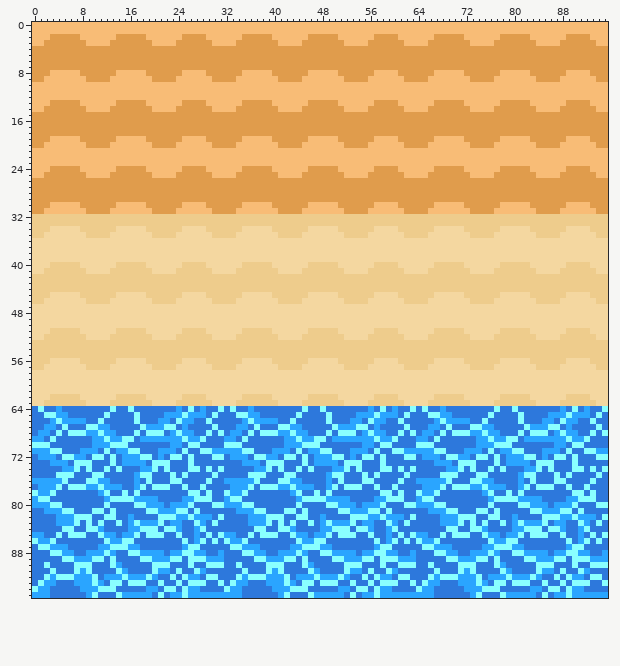
File history of a sprite sheet, Images/tiles003.png. Above is the file before it was changed.
The file is 96x96 pixels.
Now the later version:
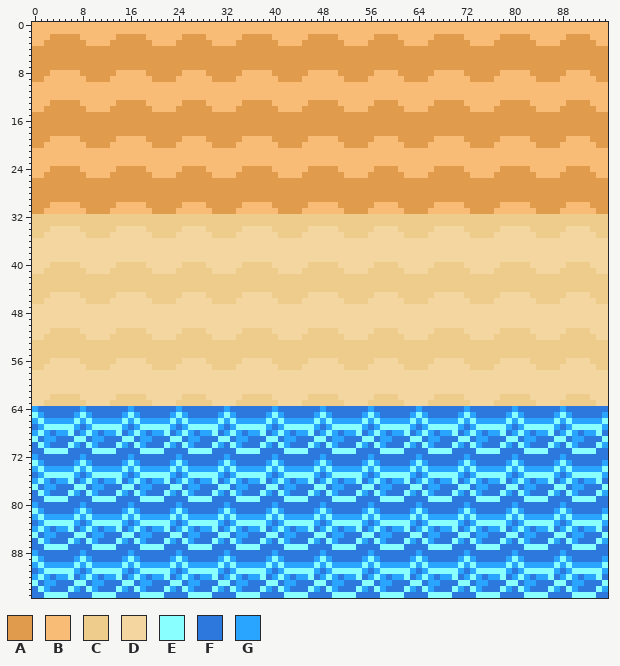
Palette (. is transparent): A #e09c4c  B #f8bc76  C #eecc8c  D #f4d7a0  E #8affff  F #2d78dc  G #2aa5ff
Edits made:
Changed rows in their new state; - is an unchanged pixel.
first column x 0:
64 GF--F---G----F--G---------F-F--FGF--F---G----F--G---------F-F--FGF--F---G----F--G---------F-F--F
65 EGFFFF-GEG--F--GEG----F-EGFFF-FGEGFFFF-GEG--F--GEG----F-EGFFF-FGEGFFFF-GEG--F--GEG----F-EGFFF-FG
66 GEG-G--E-EGGGGGEG-GGG--EGE-GGGGEGEG-G--E-EGGGGGEG-GGG--EGE-GGGGEGEG-G--E-EGGGGGEG-GGG--EGE-GGGGE
67 -GEEE-EG-G-EEEEG-G-EEE-G--EEEE-G-GEEE-EG-G-EEEEG-G-EEE-G--EEEE-G-GEEE-EG-G-EEEEG-G-EEE-G--EEEE-G
68 GE--GG-FGE-F--E-G-GFGGEFGE--GGEFGE--GG-FGE-F--E-G-GFGGEFGE--GGEFGE--GG-FGE-F--E-G-GFGGEFGE--GGEF
69 EFGG---EE---FFF-----FFFEEF--F--EEFGG---EE---FFF-----FFFEEF--F--EEFGG---EE---FFF-----FFFEEF--F--E
70 F-G---EG-E-FFF-G-EG---E-FEGF--EGF-G---EG-E-FFF-G-EG---E-FEGF--EGF-G---EG-E-FFF-G-EG---E-FEGF--EG
71 FFE--E--FFEE-EFFFFEEEEFF-FEE--FFFFE--E--FFEE-EFFFFEEEEFF-FEE--FFFFE--E--FFEE-EFFFFEEEEFF-FEE--FF
72 GFFF-FFF--FF-F-F-FFF-F-FG-F---FFGFFF-FFF--FF-F-F-FFF-F-FG-F---FFGFFF-FFF--FF-F-F-FFF-F-FG-F---FF
73 EG-FFF-G-G---F--E-F-FFFGEGF----GEG-FFF-G-G---F--E-F-FFFGEGF----GEG-FFF-G-G---F--E-F-FFFGEGF----G
74 GEGGG---G-GGGGGEGE--GGGEGEGGGGG-GEGGG---G-GGGGGEGE--GGGEGEGGGGG-GEGGG---G-GGGGGEGE--GGGEGEGGGGG-
75 -GEE---G-G--EEEG----EEEG-GEEEE-G-GEE---G-G--EEEG----EEEG-GEEEE-G-GEE---G-G--EEEG----EEEG-GEEEE-G
76 -E-F-GE-G-GF-GE-GEGFGGEFGEG-GGE--E-F-GE-G-GF-GE-GEGFGGEFGEG-GGE--E-F-GE-G-GF-GE-GEGFGGEFGEG-GGE-
77 EF--F-F--F-GFFFEEFGGFFFEEFGGF--EEF--F-F--F-GFFFEEFGGFFFEEFGGF--EEF--F-F--F-GFFFEEFGGFFFEEFGGF--E
78 FE-F--EG-EGFF-EG--G---EG-EGF-FEGFE-F--EG-EGFF-EG--G---EG-EGF-FEGFE-F--EG-EGFF-EG--G---EG-EGF-FEG
79 FF-EEE----EEE-FFFFEEEE---FE-----FF-EEE----EEE-FFFFEEEE---FE-----FF-EEE----EEE-FFFFEEEE---FE-----
80 -FFFF---G---F---GFFFFF-F-FF---FF-FFFF---G---F---GFFFFF-F-FF---FF-FFFF---G---F---GFFFFF-F-FF---FF
81 EGFFFFFGEGFF-F-GEG-FFFF--G-F---GEGFFFFFGEGFF-F-GEG-FFFF--G-F---GEGFFFFFGEGFF-F-GEG-FFFF--G-F---G
82 GEGG----G-GGGGGE-EGGGGG--EG---G-GEGG----G-GGGGGE-EGGGGG--EG---G-GEGG----G-GGGGGE-EGGGGG--EG---G-
83 -GEEEEEG-GE-EE-GFGEEE-E-FGE-EE-G-GEEEEEG-GE-EE-GFGEEE-E-FGE-EE-G-GEEEEEG-GE-EE-GFGEEE-E-FGE-EE-G
84 GEG-GG--G-GFGGE--EGFGG-F-EGFGGE-GEG-GG--G-GFGGE--EGFGG-F-EGFGGE-GEG-GG--G-GFGGE--EGFGG-F-EGFGGE-
85 EFGGF-F---GGFF-EEFGGFF-E--G--F--EFGGF-F---GGFF-EEFGGFF-E--G--F--EFGGF-F---GGFF-EEFGGFF-E--G--F--
86 FE-F--EG-EG-FFEGFEG---EG--GFF--GFE-F--EG-EG-FFEGFEG---EG--GFF--GFE-F--EG-EG-FFEGFEG---EG--GFF--G
87 -F-EEE----EEE-FFFFEEEE---F--EE---F-EEE----EEE-FFFFEEEE---F--EE---F-EEE----EEE-FFFFEEEE---F--EE--
88 G--FFFF-GFFFFF--GFFFFF-F-FFFF--FG--FFFF-GFFFFF--GFFFFF-F-FFFF--FG--FFFF-GFFFFF--GFFFFF-F-FFFF--F
89 EG---FF-E-FF-F-GEGFFFFFG-GFFFFF-EG---FF-E-FF-F-GEGFFFFFG-GFFFFF-EG---FF-E-FF-F-GEGFFFFFG-GFFFFF-
90 GEGGGGG-G-GGGG-EGEGGGGGEGEGGGGG-GEGGGGG-G-GGGG-EGEGGGGGEGEGGGGG-GEGGGGG-G-GGGG-EGEGGGGGEGEGGGGG-
91 -GE-EEEGFGEEEE---GEE-EEGFGE-EEEG-GE-EEEGFGEEEE---GEE-EEGFGE-EEEG-GE-EEEGFGEEEE---GEE-EEGFGE-EEEG
92 GEGFGG-F-EG---EF-E-F-GEFG--FGG--GEGFGG-F-EG---EF-E-F-GEFG--FGG--GEGFGG-F-EG---EF-E-F-GEFG--FGG--
93 EF-----EEFG--FFE-FGG-F-E--GGF---EF-----EEFG--FFE-FGG-F-E--GGF---EF-----EEFG--FFE-FGG-F-E--GGF---
94 FE----EGFE-FFFEG-EGFF--G---F--EGFE----EGFE-FFFEG-EGFF--G---F--EGFE----EGFE-FFFEG-EGFF--G---F--EG
95 FFEEEE---F-EEEFFFFEEE--FFFEEEEFFFFEEEE---F-EEEFFFFEEE--FFFEEEEFFFFEEEE---F-EEEFFFFEEE--FFFEEEEFF
Boxes around the changes in both pictures, in picture pixels (x1, y1, x2, y2):
changed: (32, 406, 608, 598)
